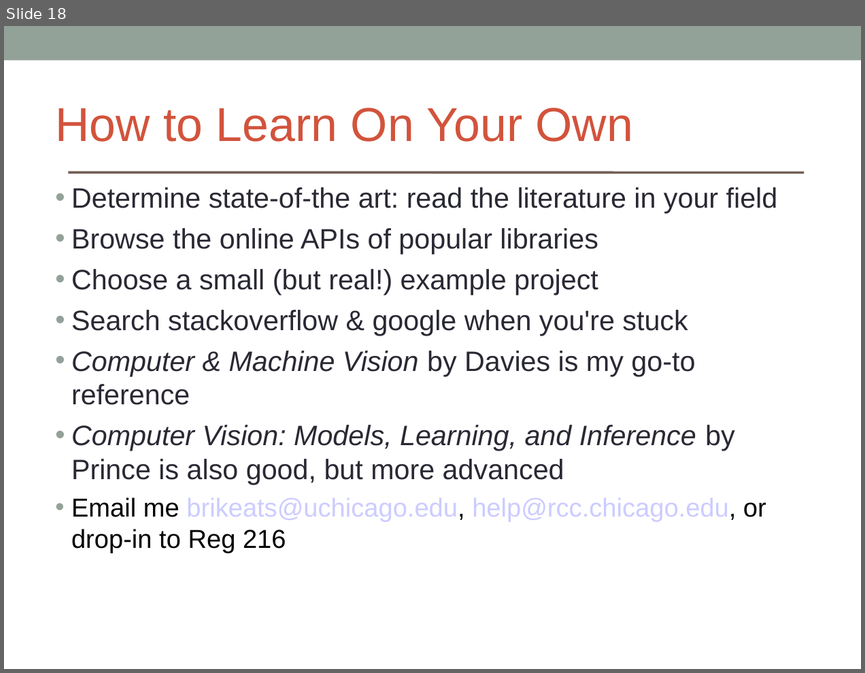
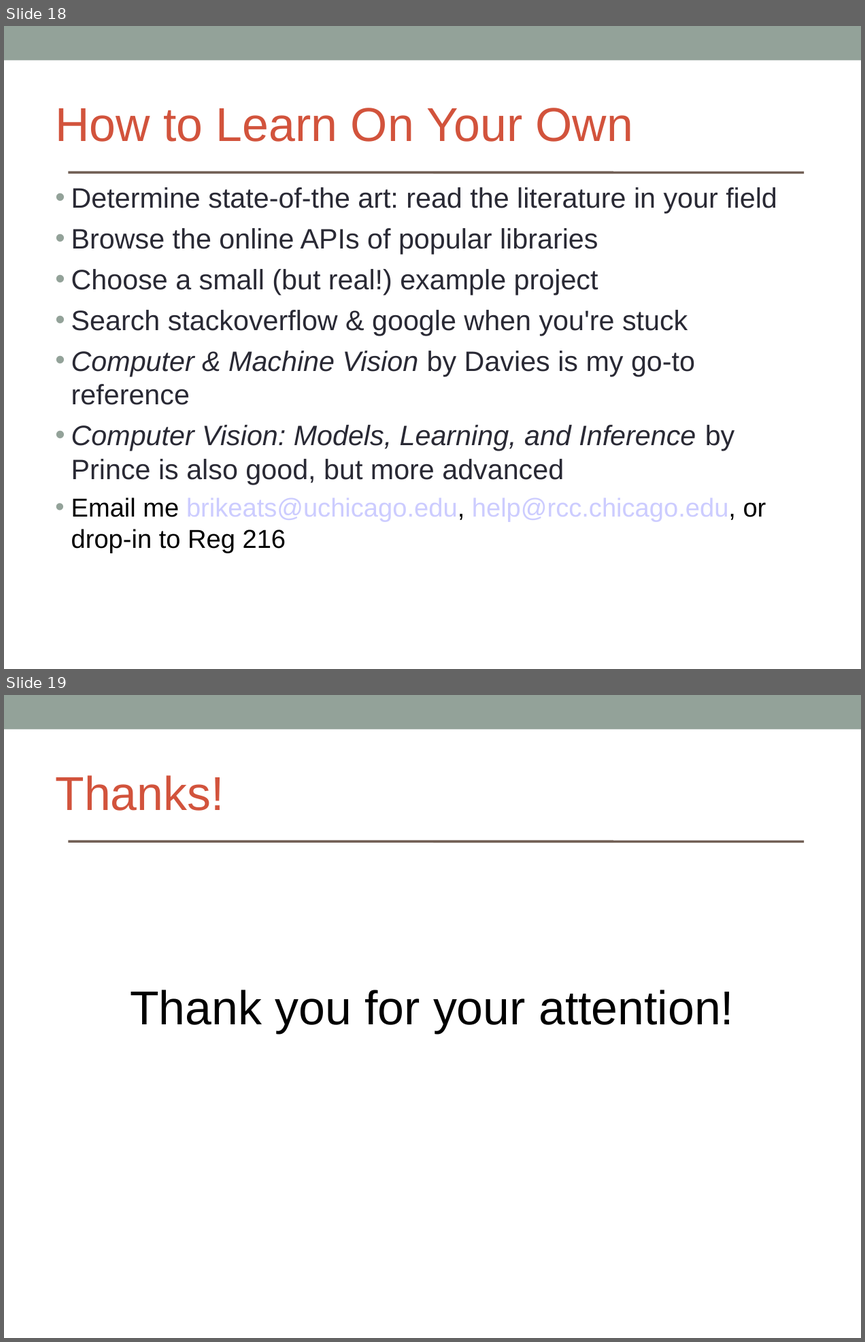
Before and after one commit to brikeats/Image-Analysis-in-Python, a slide deck: ImageAnalysisPython.ppt. Shown one above the other, each under a label of ours: slide 18 before the commit, slides 18 and 19 after it. The pictures are 865x673 and 865x1342 pixels, drawn with LibreOffice and Linux fonts; fonts in the diff are those of the drawing. Boxes give left, top, right and bottom in pixels: in the first picture for what was removed or moved away, otherwise in the second. Text is boxed around its words. In the diff, an @@ line names an element or a change of style, - is before the commit and + after.

```diff
--- a/ImageAnalysisPython.ppt
+++ b/ImageAnalysisPython.ppt
@@ slide 19 added at <box>4,695,861,1338</box>, background #FFFFFF; not listed: 2 template elements that a slide beside it also shows @@
@@ text added at <box>55,775,224,811</box>, 44 pt, text #D2533C @@
+Thanks!
@@ text added at <box>130,989,734,1034</box>, 44 pt, text #000000 @@
+Thank you for your attention!
@@ slide 18 changed as well @@
@@ text "Determine state-of-the art: read the ..." at <box>71,187,777,553</box>: indent changed @@
```
Also in this commit, not shown: 15 other slides changed, 1 slide removed, 2 other files.
